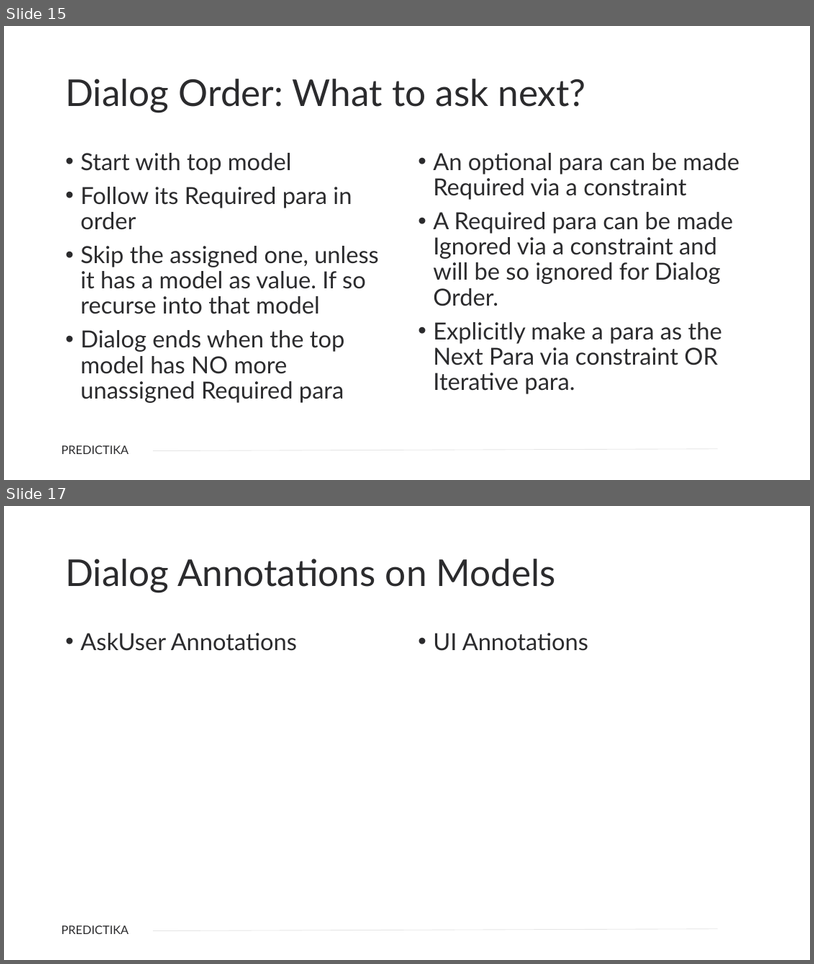
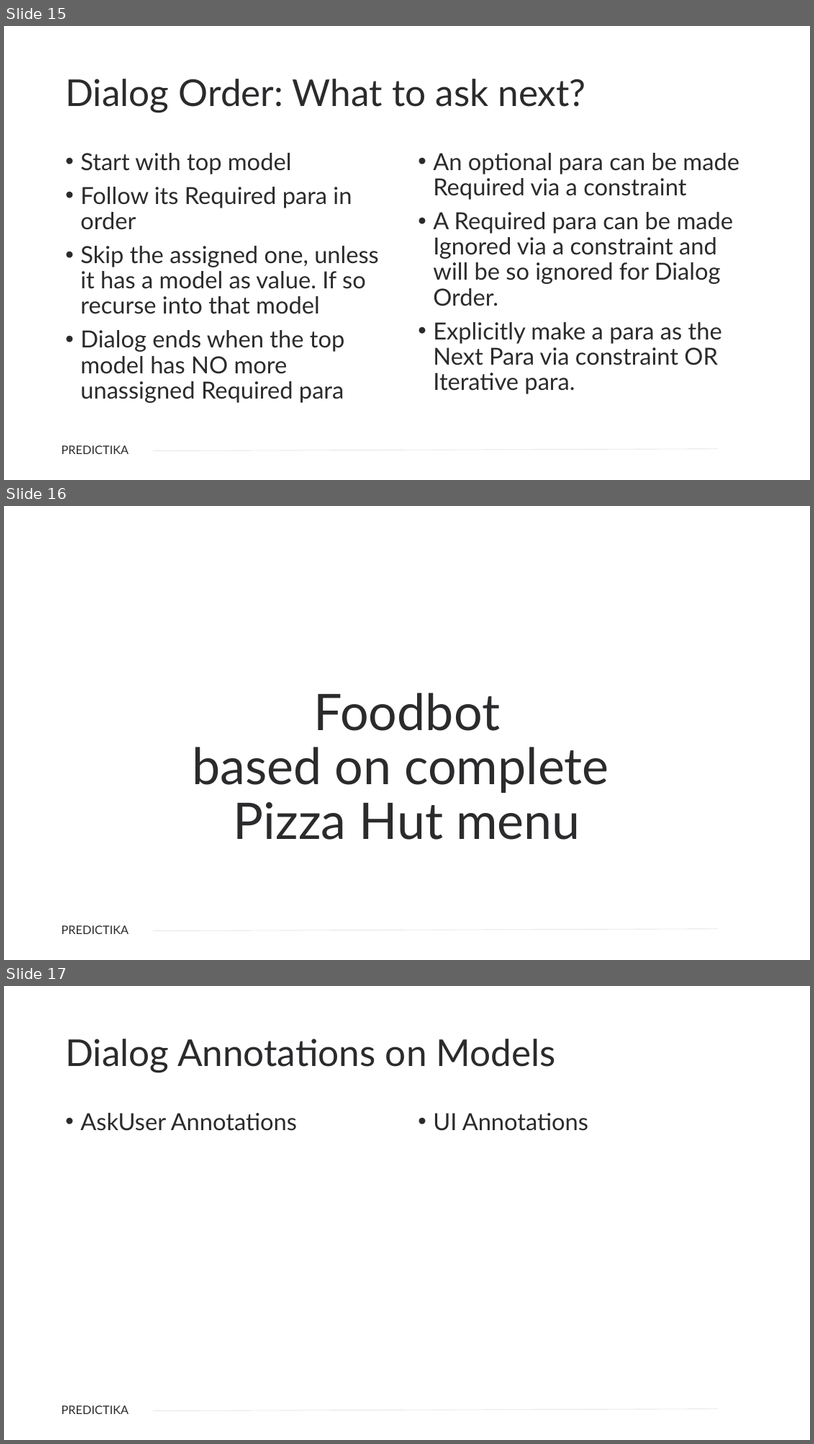
Before and after one commit to Predictika/Training, a slide deck: Predictika Training.pptx. Shown one above the other, each under a label of ours: slides 15 and 17 before the commit, slides 15, 16 and 17 after it; the slides between them are not shown. The pictures are 814x964 and 814x1444 pixels, drawn with LibreOffice and Linux fonts; fonts in the diff are those of the drawing; background and template pictures are left out. Boxes give left, top, right and bottom in pixels: in the first picture for what was removed or moved away, otherwise in the second. Text is boxed around its words. In the diff, an @@ line names an element or a change of style, - is before the commit and + after.

Commit message:
New canonbot and byopizza dir custsupportbot, foodbot_nm, predictibot

```diff
--- a/Predictika Training.pptx
+++ b/Predictika Training.pptx
@@ slide 16 added at box(4, 506, 810, 960), background #FFFFFF; not listed: 2 template elements that a slide beside it also shows @@
@@ title added at box(192, 692, 609, 839), 60 pt, text #2B2B2D @@
+Foodbot
+based on complete
+Pizza Hut menu
```
Also in this commit, not shown: 1 slide changed.
